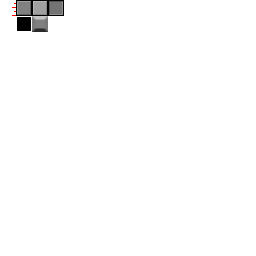
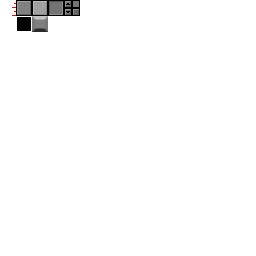
The second 256 × 256 image is a revision of the first. Changes to its layers:
painted on "Layer 2" over [64,0,80,16]
